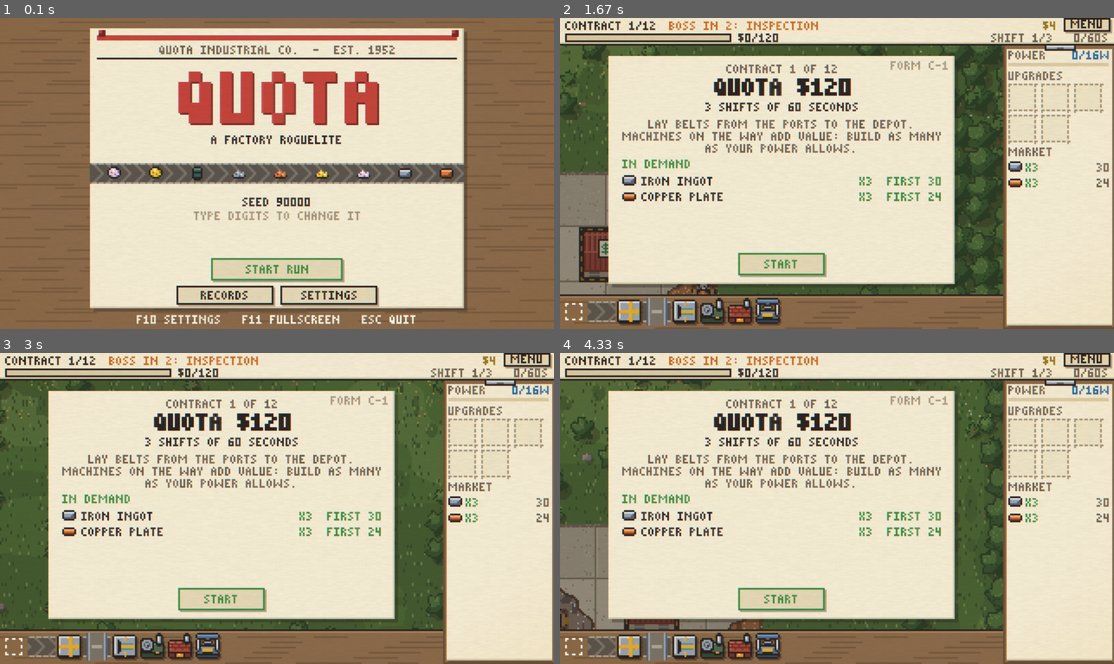
Above: before the commit, frames 1-4 (two rows, left to right).
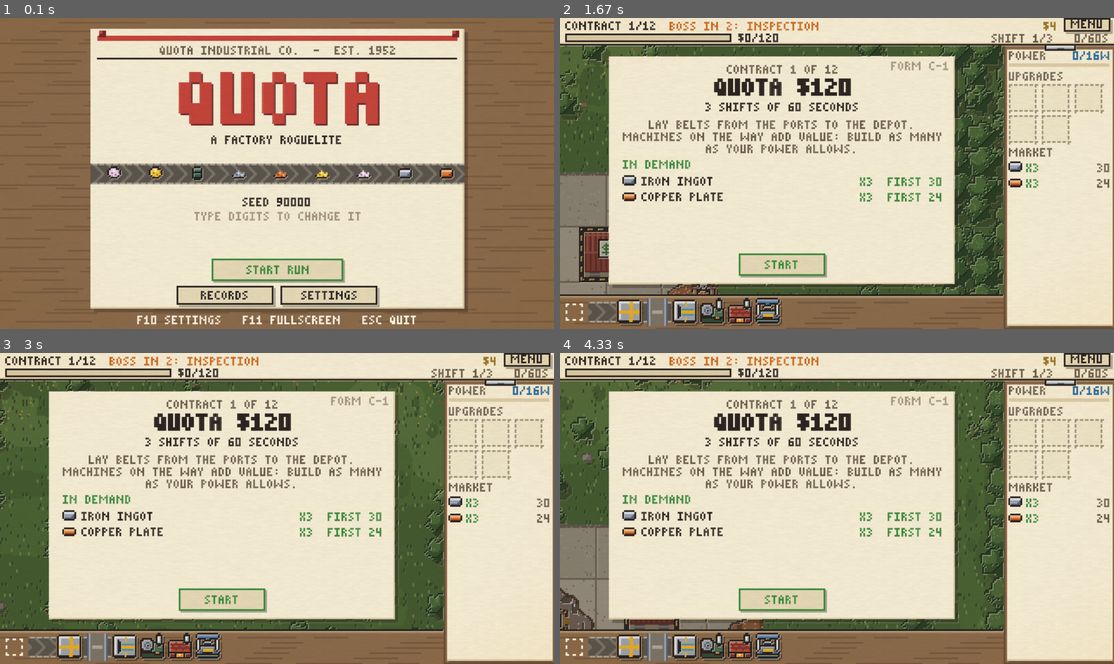
Above: after the commit, the same moments.

Repository: Matisse-Git/FactoryRogueliteCC
Game: LÖVE game, started from main.lua
The game is run twice, just before and just after one commit, with the same random seed, the same clock (stepped at 60 frames per second) and the same inputs.
Inputs (mouse positions are in pixels of both pictures, inside the frame that each line leads up to):
- Up to frame 1 (0.1 s): no input
- Up to frame 2 (1.67 s): tap Enter at 0.33 s; hold Right 0.67-1.13 s; move the mouse to (837, 195) at 0.7 s; hold Up 1.17-1.47 s; hold Right from 1.5 s (still down)
- Up to frame 3 (3 s): release Right at 1.97 s; hold Left 2-2.53 s; hold Down 2.57-2.87 s; hold Left from 2.9 s (still down)
- Up to frame 4 (4.33 s): release Left at 3.3 s; hold Up 3.33-3.7 s; hold Right from 3.73 s (still down)

The runs differ from the first frame. In frame 1, 7.3% of the frame differs, in the area x 16-85%, y 3-99%; in frame 2, 12%, in the area x 0-100%, y 0-100%; in frame 3, 11%; in frame 4, 12%.

Commit message:
Print filter: misregister slips the colour inks against the black
The old misregister split the red and blue channels, which read as
chromatic aberration. Now the picture is split into a black plate (dark,
near-grey ink: outlines, text, shadows) and a colour plate, and the colour
plate slips right and down by whole screen pixels: bare paper shows beside
the black ink and the colour runs under it. With no slip the two plates
give back the picture exactly, which the shots now check pixel for pixel.

Co-Authored-By: Claude Opus 5.5 <noreply@anthropic.com>

Diff:
--- a/src/gfx/crt.lua
+++ b/src/gfx/crt.lua
@@ -86,10 +86,15 @@
 }
 ]]
 
--- The print filter: the picture as if printed on paper. The ink plates sit a
--- touch out of register (the red and blue drift a fraction of a pixel apart),
--- the paper has a grain finer than a game pixel, and its edges yellow a
--- little. Nothing moves.
+-- The print filter: the picture as if printed on paper. Nothing moves.
+--   misregister  the picture is split into two plates, as a cheap colour
+--                print is: the black ink (outlines, text, shadows) and the
+--                colour inks. The colour plate slips right and down against
+--                the black, by whole screen pixels: a sliver of bare paper
+--                opens beside the black ink and the colour runs under it.
+--   ink          dark ink sits a touch heavier
+--   grain        paper grain finer than a game pixel, and longer fibres
+--   edges        the edges of the sheet, faintly yellowed
 local PRINT = [[
 uniform vec2 size;
 uniform float scale;
@@ -106,6 +111,24 @@
   return Texel(tex, (cell + f) / size).rgb;
 }
 
+// The paper the plates are printed on (the palette's paper).
+const vec3 PAPER = vec3(0.945, 0.910, 0.816);
+
+// How much of a colour is black ink, 0..1: dark and nearly grey (typed text
+// strikes as light as 85% ink, so up to a luma of about 0.28). Dark greens,
+// browns and the half-transparent drop shadows stay in the colour plate.
+float keyOf(vec3 c) {
+  float l = dot(c, vec3(0.299, 0.587, 0.114));
+  float sat = max(c.r, max(c.g, c.b)) - min(c.r, min(c.g, c.b));
+  return (1.0 - smoothstep(0.28, 0.32, l)) * (1.0 - smoothstep(0.08, 0.14, sat));
+}
+
+// The colour plate at a pixel: its colour, with bare paper where the black
+// ink alone prints.
+vec3 colourPlate(vec3 c) {
+  return mix(c, PAPER, keyOf(c));
+}
+
 float hash(vec2 p) {
   p = fract(p * vec2(123.34, 456.21));
   p += dot(p, p + 45.32);
@@ -121,10 +144,16 @@
 
 vec4 effect(vec4 color, Image tex, vec2 uv, vec2 screen) {
   vec2 p = uv * size;
-  // Out of register: the red plate a little right and down, the blue a
-  // little left. At most about a third of a game pixel.
-  vec2 off = vec2(0.34, 0.22) * misreg;
-  vec3 col = vec3(sharp(tex, p + off).r, sharp(tex, p).g, sharp(tex, p - off * 0.6).b);
+  // Out of register. The black plate stays put; the colour plate is printed
+  // `off` to the right and down, snapped to whole screen pixels so edges stay
+  // crisp: up to a game pixel across and two thirds of one down.
+  vec3 here = sharp(tex, p);
+  vec2 off = floor(vec2(1.0, 0.6) * pow(misreg, 1.5) * scale + 0.5) / scale;
+  // The black plate is what turns this pixel's colour plate into its colour,
+  // so with no slip the picture comes back exactly.
+  const vec3 E = vec3(0.001);
+  vec3 black = (here + E) / (colourPlate(here) + E);
+  vec3 col = colourPlate(sharp(tex, p - off)) * black;
 
   // Where the ink is dark it sits a touch heavier.
   float luma = dot(col, vec3(0.299, 0.587, 0.114));
--- a/tools/shots.lua
+++ b/tools/shots.lua
@@ -895,6 +895,44 @@
     App.g.paused = true
     App.move(cell(ox + 2, oy + 2))
     wait(2)
+
+    -- The print filter with nothing slipped and nothing added gives back the
+    -- picture exactly: splitting it into black and colour plates loses nothing.
+    do
+      local w, h = App.W * 3, App.H * 3
+      local plain, printed = love.graphics.newCanvas(w, h), love.graphics.newCanvas(w, h)
+      love.graphics.setCanvas(plain)
+      love.graphics.clear(0, 0, 0, 1)
+      love.graphics.setColor(1, 1, 1, 1)
+      love.graphics.draw(App.canvas, 0, 0, 0, 3, 3)
+      love.graphics.setCanvas(printed)
+      love.graphics.clear(0, 0, 0, 1)
+      Crt.drawPrint(App.canvas, 0, 0, 3, { grain = 0, register = 0, ink = 0, edges = 0 })
+      love.graphics.setCanvas()
+      local a, b = plain:newImageData(), printed:newImageData()
+      local worst = 0
+      for y = 1, h - 1, 3 do
+        for x = 1, w - 1, 3 do
+          local r1, g1, b1 = a:getPixel(x, y)
+          local r2, g2, b2 = b:getPixel(x, y)
+          worst = math.max(worst, math.abs(r1 - r2), math.abs(g1 - g2), math.abs(b1 - b2))
+        end
+      end
+      expect('print: with nothing slipped the plates give back the picture (worst ' .. math.floor(worst * 255 + 0.5) .. '/255)',
+        worst <= 2 / 255)
+      plain:release()
+      printed:release()
+    end
+    -- And slipped all the way, on its own.
+    Settings.set('filter', 'print')
+    Settings.setCustom(true, 'print')
+    Settings.grain, Settings.register, Settings.ink, Settings.edges = 0, 100, 0, 0
+    crtShot('27b_print_misregister_100', 1280, 720)
+    Settings.register = 50
+    crtShot('27c_print_misregister_50', 1280, 720)
+    Settings.setCustom(false, 'print')
+    Settings.set('filter', 'crt')
+
     crtShot('21_crt_100', 1280, 720)
     Settings.set('crt', 50)
     wait(2)
